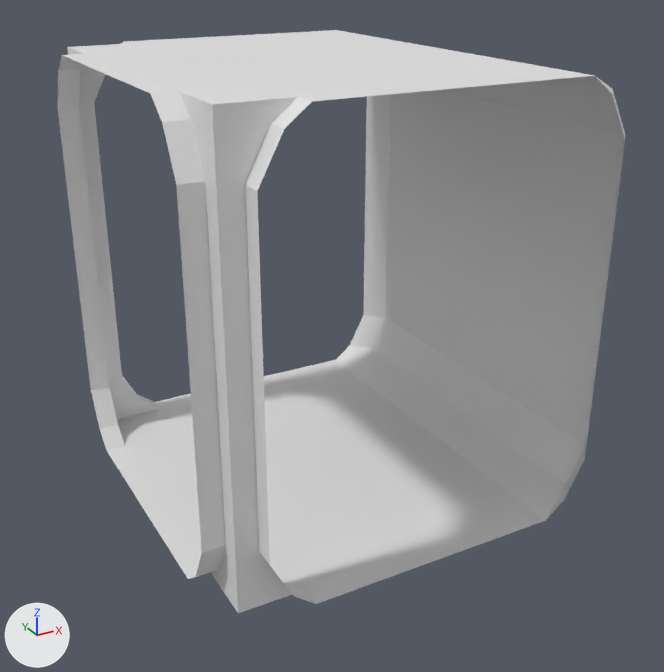
Two versions of the Blender file Blender/SZGJX.blend, one commit apart.
Before and after are seen from a 50 mm camera at (-29.0, -54.7, 22.4) aimed at (0.0, -2.0, -4.0). Every picture has the same lights, and +X, +Y and +Z are marked at lower left. The same objects are shown in both versions, whatever each file hides. Objects named as collision shapes, trigger or cutter boxes, shadow casters or lower levels of detail are left out.

Names of what the first picture shows: '30x30_TRoad'.
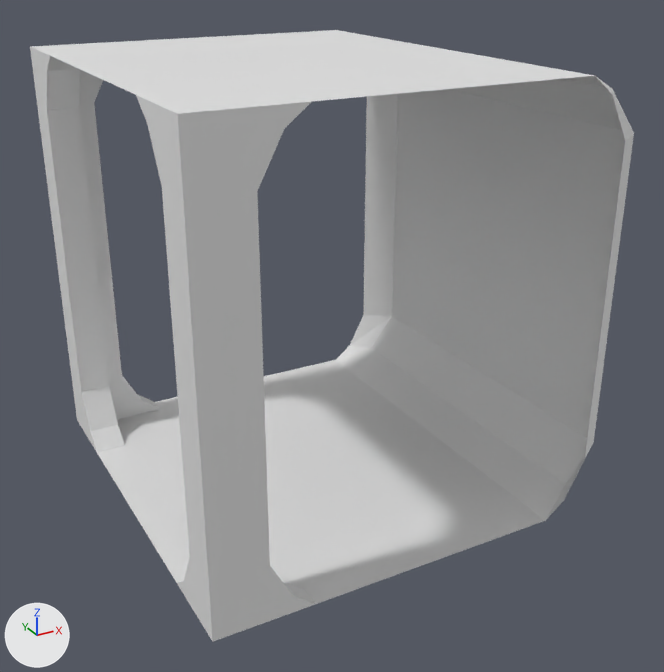
Where the change shows, as pixel boxes [x1, y1, x2, y2] in the pictures (664 x 672 px):
'30x30_TRoad', reshaped, modifiers changed (7% wider): before [58, 30, 625, 613]; after [30, 30, 634, 642]
part 1 of me_plane_004, cut back: before [58, 54, 625, 613]; after [30, 42, 634, 642]

Diff of the bpy script that builds the scene:
```diff
--- a/Blender/SZGJX.blend.py
+++ b/Blender/SZGJX.blend.py
@@ me_plane_004 @@
 # used by ob_30x30_troad; location = (0.0, 0.0, 0.0)
-me_plane_004.from_pydata(...)  # 189 vertices, 172 faces; spans x -14.2..14.3, y -15.0..15.0, z -15.0..15.0
+me_plane_004.from_pydata(...)  # 63 vertices, 55 faces; spans x -15.0..15.0, y 0.0..15.0, z 0.0..15.0
+# me_plane_004 part 1
+# 142 vertices are removed from x -14.2..14.3, y -15.0..15.0, z -15.0..15.0
+# 138 faces are deleted
+# 4 vertices in x 14.3, y 9.0..13.5, z 11.0 move by (0.7, 0.0, 0.0)
+# 1 vertex moves from x -14.2, y 12.0, z 0.0 to x -15.0, y 12.0, z 0.0
+# 11 vertices are added at x -15.0..15.0, y 0.0..15.0, z 0.0..15.0
+# 5 new vertices lie (-2.3, 0.0, 0.0) away from vertices in x -12.7, y 0.0..12.0, z 11.0..15.0
+# 21 new faces join them
@@ ob_30x30_troad @@
 ob_30x30_troad.location = (0.0, 0.0, 0.0)
+_m = ob_30x30_troad.modifiers.new('Mirror', 'MIRROR')
+_m.use_axis = (False, False, True)
+_m.use_clip = True
+_m = ob_30x30_troad.modifiers.new('Mirror.001', 'MIRROR')
+_m.use_axis = (False, True, False)
+_m.use_clip = True
```
